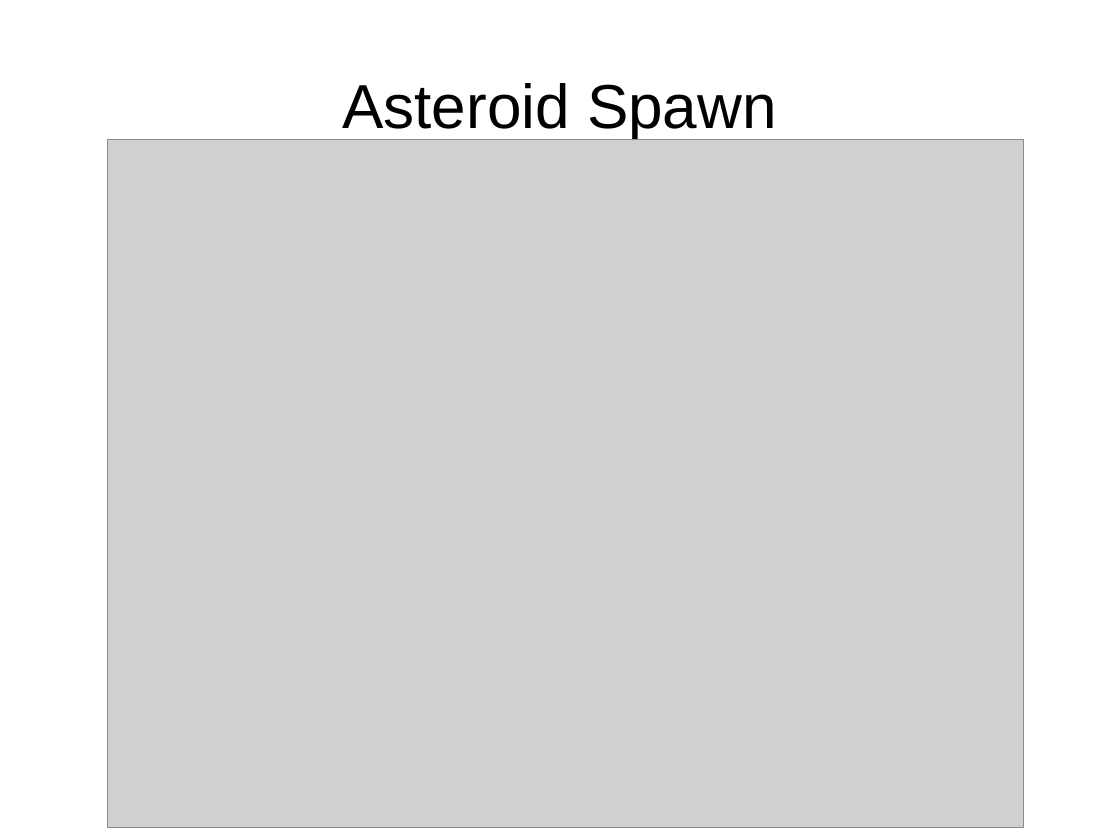
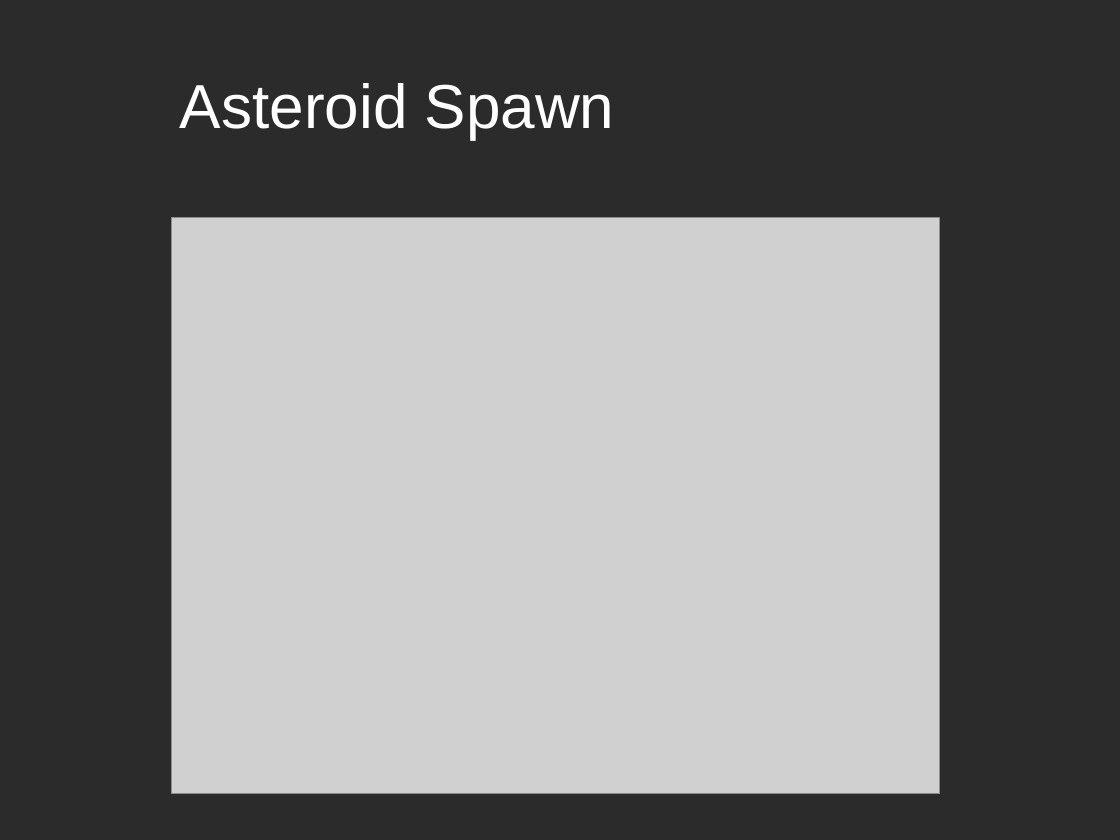
Before and after one commit to szyuGH/StarrockGame, a slide deck: slide 11 of Docs/PresentationPrototype/PrototypePresentation.odp (slide 15 before the commit). Drawn at 1120x840 pixels with LibreOffice and Linux fonts; fonts in the diff are those of the drawing; grey boxes stand for pictures; background and template pictures are left out; a plain dark background stands for a picture behind light text. Boxes give left, top, right and bottom in pixels: in the first picture for what was removed or moved away, otherwise in the second. Text is boxed around its words. In the diff, an @@ line names an element or a change of style, - is before the commit and + after.

```diff
--- a/Docs/PresentationPrototype/PrototypePresentation.odp
+++ b/Docs/PresentationPrototype/PrototypePresentation.odp
@@ background #FFFFFF to picture (left out) @@
@@ title "Asteroid Spawn": place and size @@
-title "Asteroid Spawn" at [342, 83, 777, 139]
+title "Asteroid Spawn" at [180, 83, 615, 139]
@@ title "Asteroid Spawn" at [180, 83, 615, 139]: text colour #000000 to #FFFFFF; alignment centre to left @@
@@ picture: place and size @@
-picture at [108, 140, 1024, 827]
+picture at [172, 219, 940, 795]
```
Also in this commit, not shown: 7 other slides changed, 10 slides added, 8 slides removed, 8 other files.
